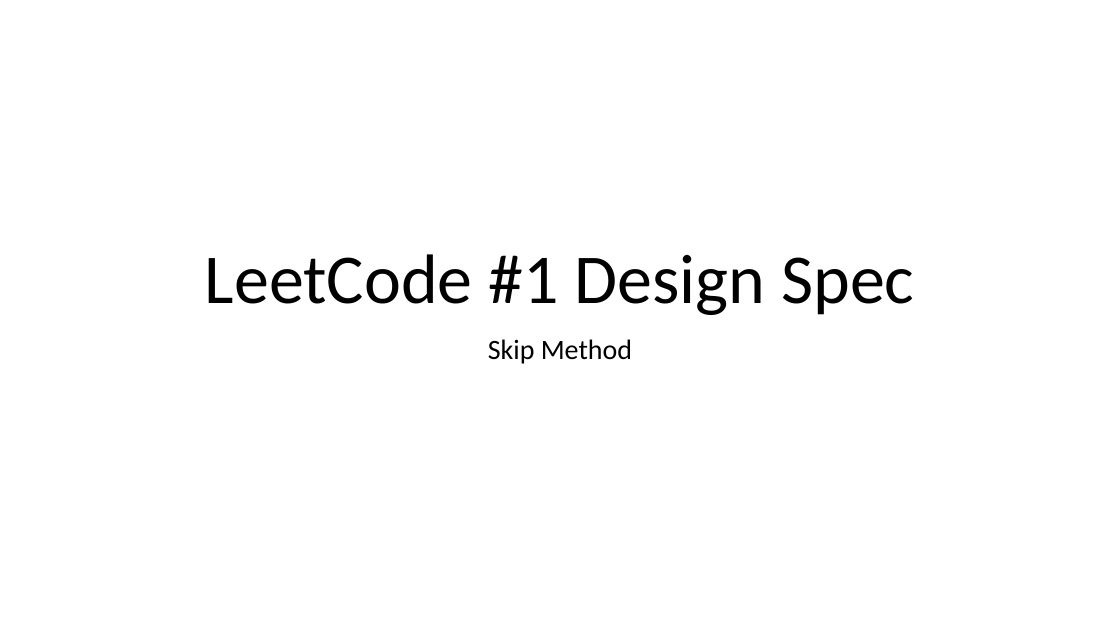
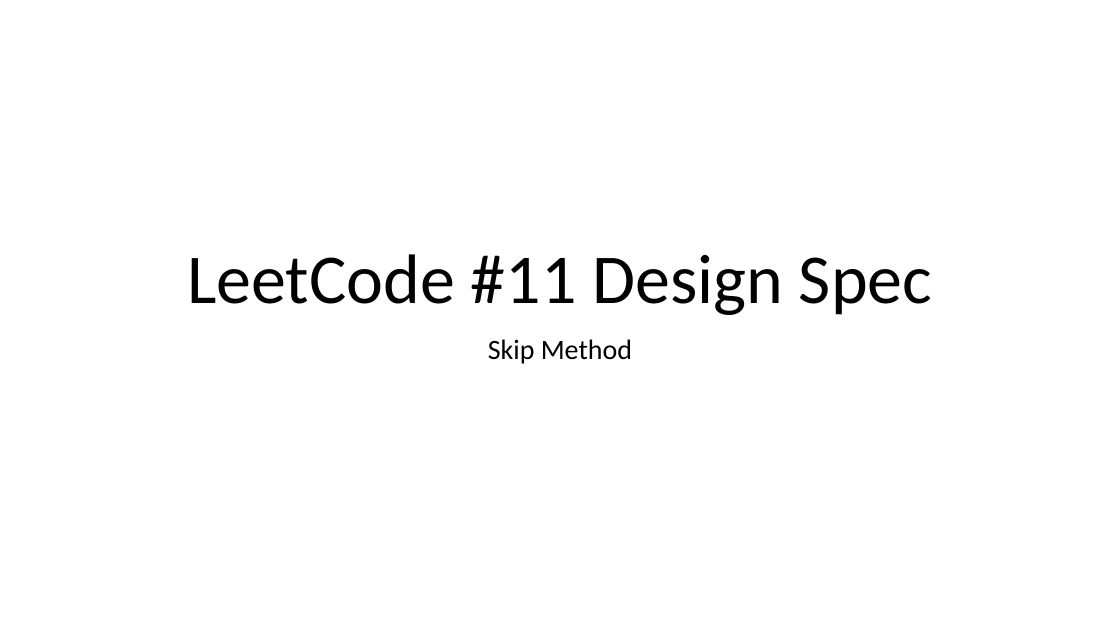
Before and after one commit to sc420/leetcode, a slide deck: slide 1 of 11/docs/Design Spec - Skip Method.pptx. Drawn at 1120x630 pixels with LibreOffice and Linux fonts; fonts in the diff are those of the drawing. Boxes give left, top, right and bottom in pixels: in the first picture for what was removed or moved away, otherwise in the second. Text is boxed around its words. In the diff, an @@ line names an element or a change of style, - is before the commit and + after.

Commit message:
update slide

```diff
--- a/11/docs/Design Spec - Skip Method.pptx
+++ b/11/docs/Design Spec - Skip Method.pptx
@@ title at [187,254,932,315]: text changed @@
-LeetCode #1 Design Spec
+LeetCode #11 Design Spec
```
